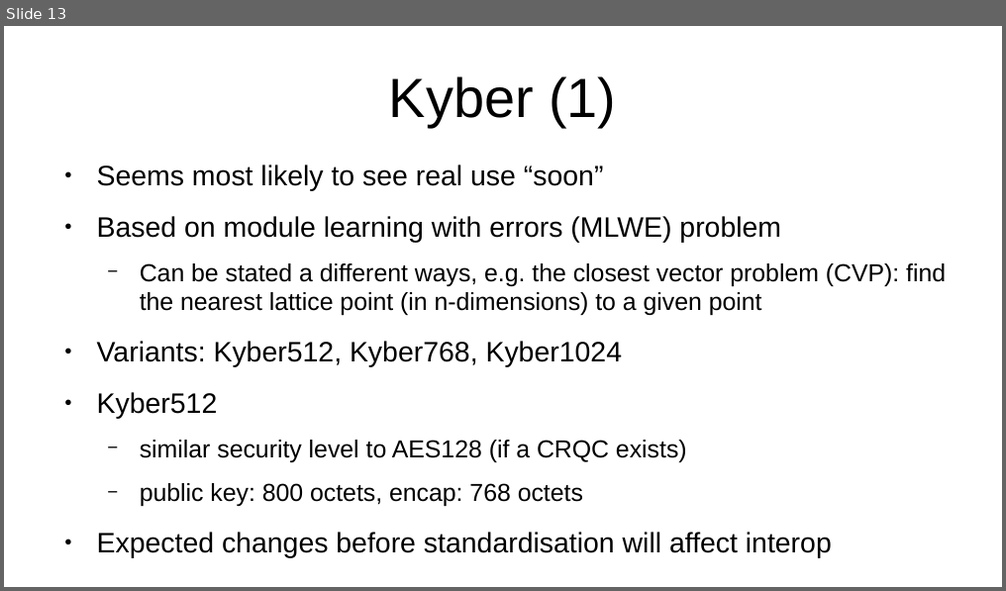
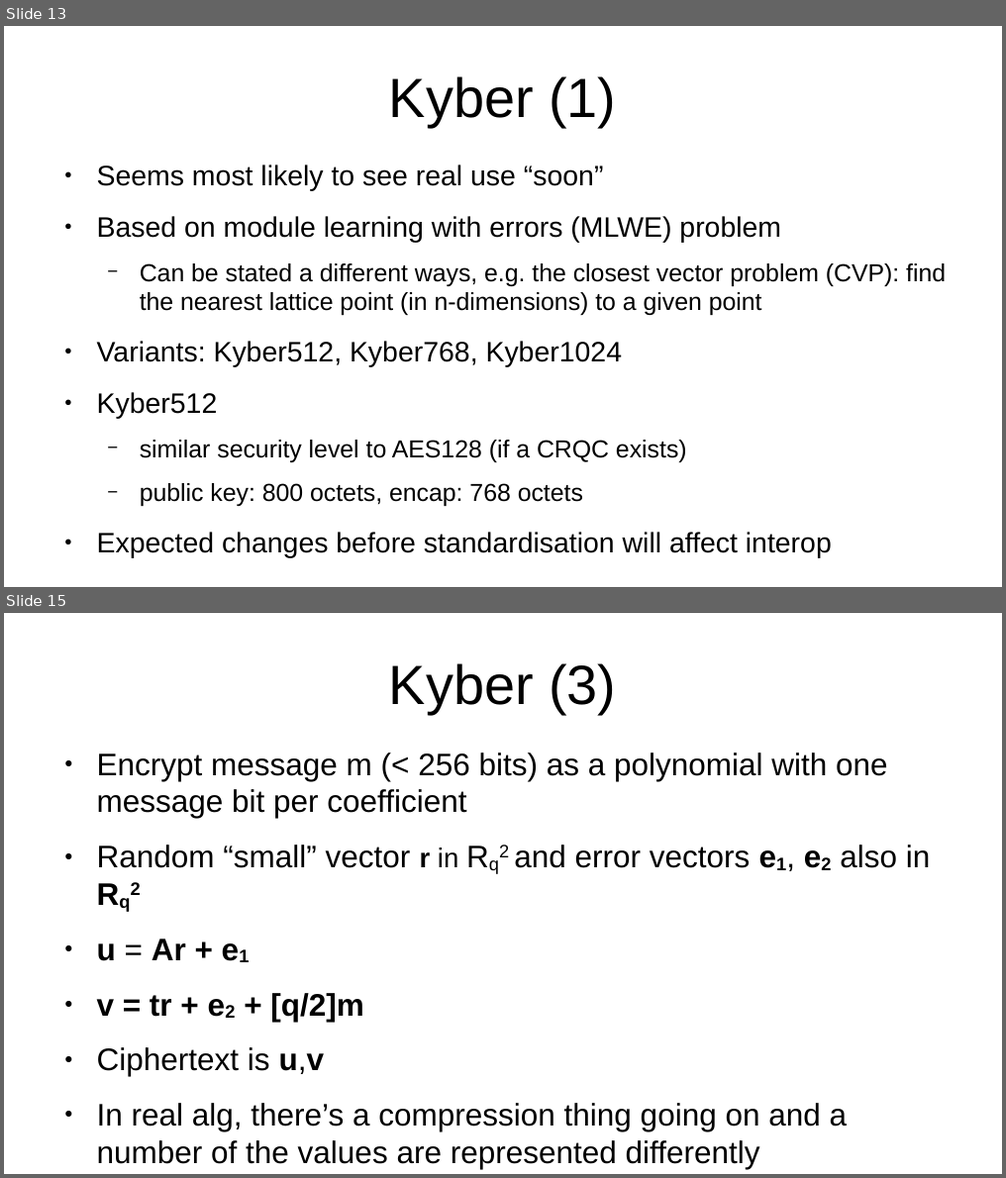
Before and after one commit to sftcd/cs7053, a slide deck: 2023lectures/05-pqc.odp. Shown one above the other, each under a label of ours: slide 13 before the commit, slides 13 and 15 after it; the slides between them are not shown. The pictures are 1006x591 and 1006x1178 pixels, drawn with LibreOffice and Linux fonts; fonts in the diff are those of the drawing. Boxes give left, top, right and bottom in pixels: in the first picture for what was removed or moved away, otherwise in the second. Text is boxed around its words. In the diff, an @@ line names an element or a change of style, - is before the commit and + after.

Commit message:
added kyber tbds

```diff
--- a/2023lectures/05-pqc.odp
+++ b/2023lectures/05-pqc.odp
@@ slide 15 added at [4,613,1002,1174], background #FFFFFF @@
@@ title added at [389,663,616,714], 44 pt, text #000000 @@
+Kyber (3)
@@ text added at [97,753,931,1169], 24.8 pt, text #000000 @@
+● Encrypt message m (< 256 bits) as a polynomial with one message bit per coefficient
+● Random “small” vector r in Rq2 and error vectors e1, e2 also in Rq2
+● u = Ar + e1
+● v = tr + e2 + [q/2]m
+● Ciphertext is u,v
+● In real alg, there’s a compression thing going on and a number of the values are represented differently
```
Also in this commit, not shown: 1 slide changed, 1 other slide added, 1 other file.
